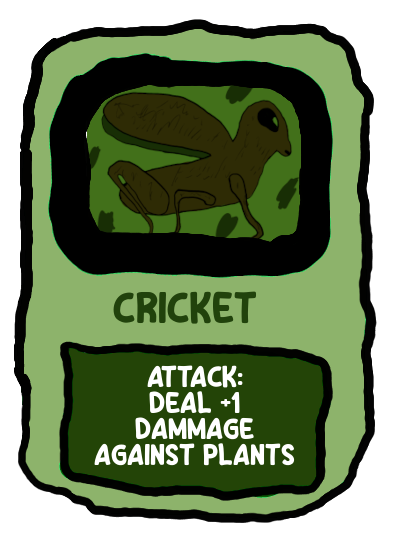
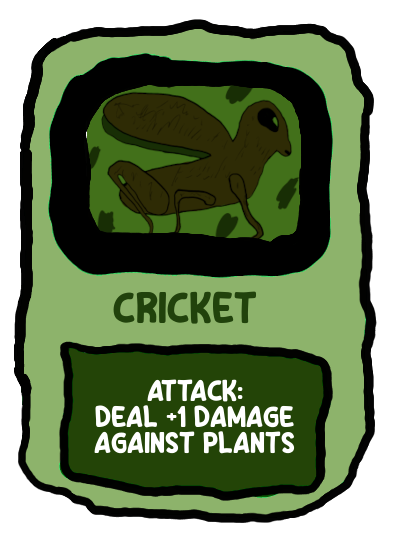
Layered file, before and after one edit (400 x 550). Changes by layer:
painted on "Attack: ..." over left=94, top=365, right=295, bottom=466
